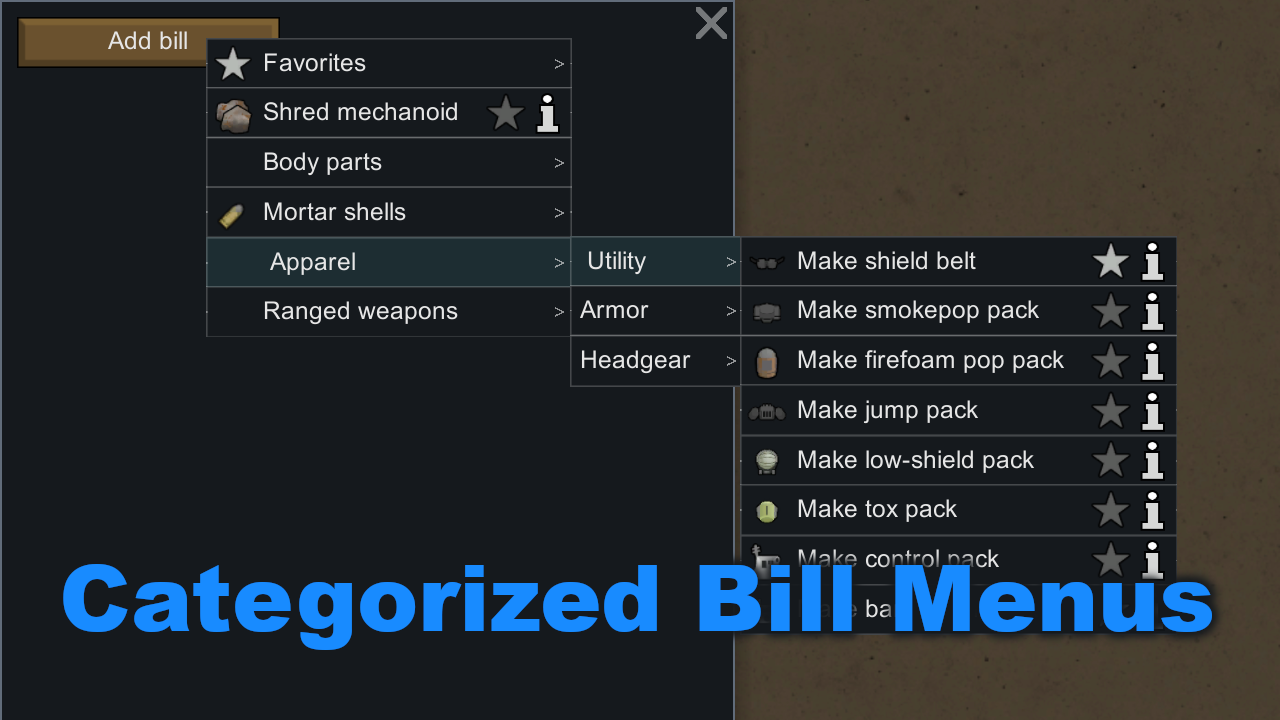
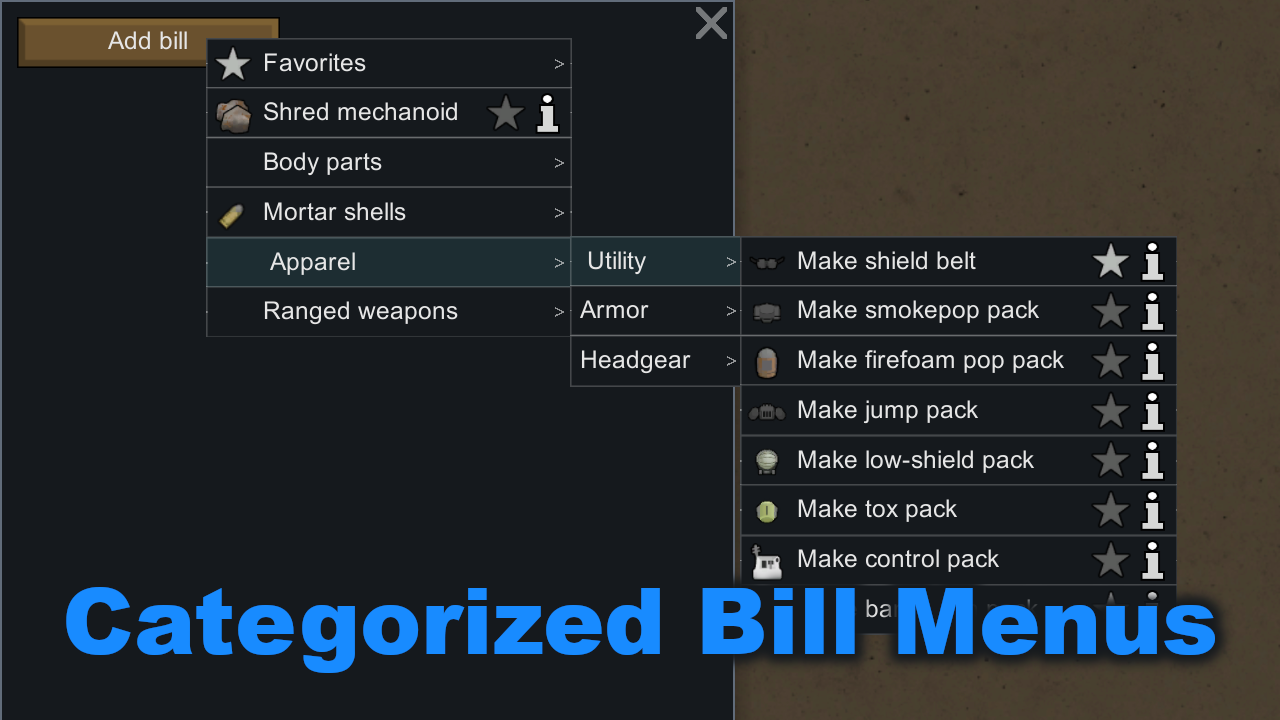
Comparing the layer stacks of the two 1280 × 720 images. Changes:
painted on "Categorized Bill Menus" over [left=63, top=550, right=1233, bottom=674]
